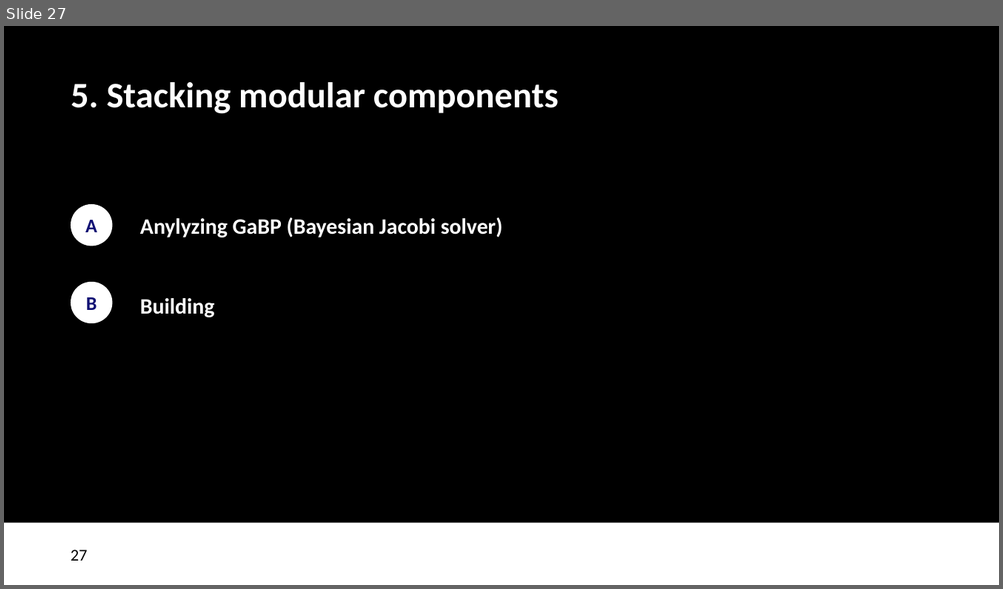
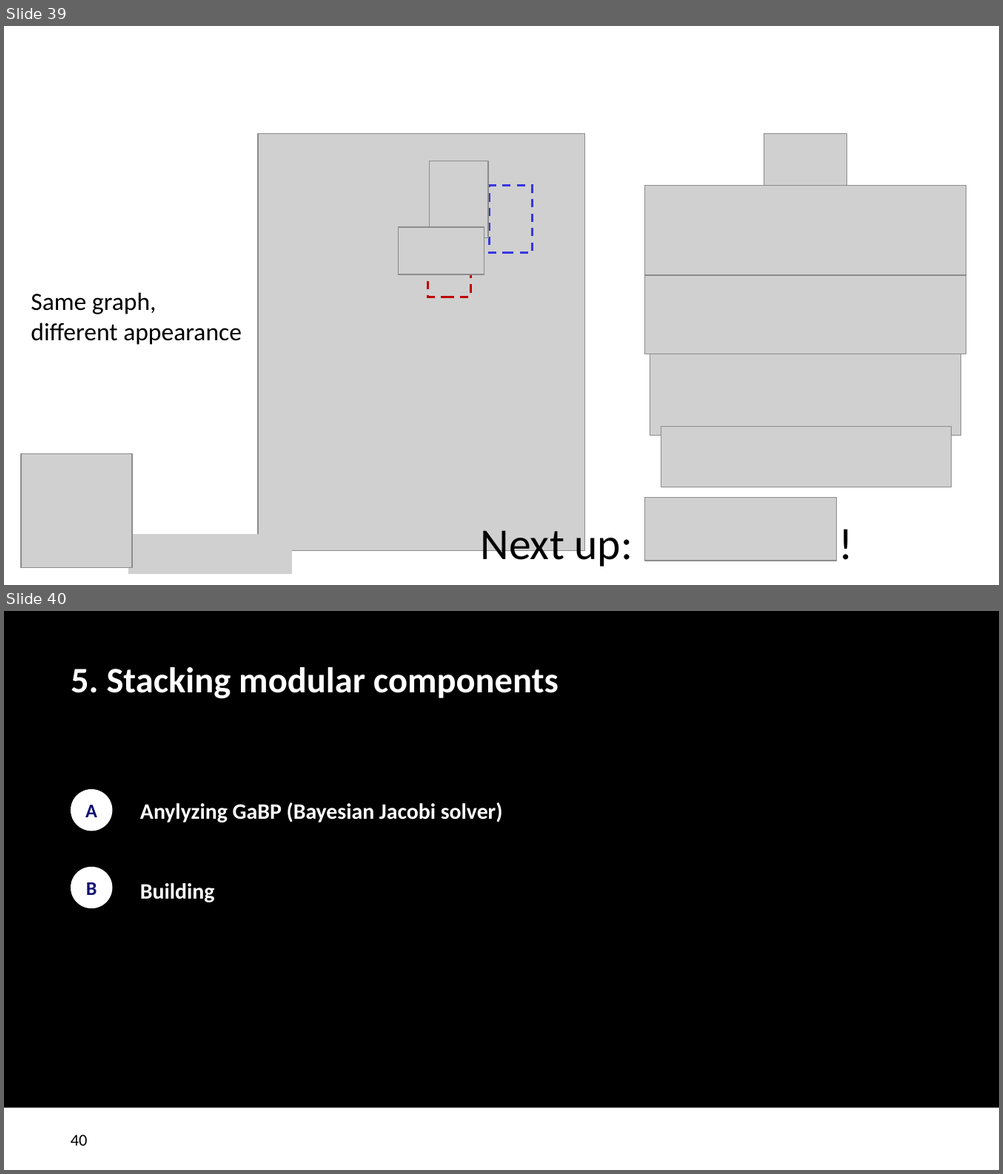
Before and after one commit to biaslab/ProbNum2026-Tutorial, a slide deck: slides/BIASlab-ProbNum2026.pptx. Shown one above the other, each under a label of ours: slide 27 before the commit, slides 39 and 40 after it. The pictures are 1003x589 and 1003x1174 pixels, drawn with LibreOffice and Linux fonts; fonts in the diff are those of the drawing; grey boxes stand for pictures; background and template pictures are left out. Boxes give left, top, right and bottom in pixels: in the first picture for what was removed or moved away, otherwise in the second. Text is boxed around its words. In the diff, an @@ line names an element or a change of style, - is before the commit and + after.

```diff
--- a/slides/BIASlab-ProbNum2026.pptx
+++ b/slides/BIASlab-ProbNum2026.pptx
@@ slide 39 added at (4, 26, 999, 585), background #FFFFFF @@
@@ picture added at (258, 133, 585, 551) @@
@@ picture added at (764, 133, 846, 194) @@
@@ picture added at (429, 161, 487, 239) @@
@@ rectangle added at (489, 186, 532, 254), outline #3737E3 1.5 pt dashed @@
@@ picture added at (645, 185, 966, 275) @@
@@ picture added at (398, 227, 484, 275) @@
@@ rectangle added at (428, 265, 470, 297), outline #C00000 1.5 pt dashed @@
@@ picture added at (645, 266, 966, 355) @@
@@ text added at (31, 292, 242, 345), 18 pt, text #000000 @@
+Same graph,
+different appearance
@@ picture added at (649, 344, 960, 436) @@
@@ picture added at (661, 427, 952, 488) @@
@@ picture added at (21, 454, 132, 568) @@
@@ picture added at (645, 497, 836, 561) @@
@@ text added at (828, 511, 863, 574), 32 pt, text #000000 @@
+!
@@ picture added at (128, 534, 293, 574) @@
@@ text added at (481, 523, 633, 570), 32 pt, text #000000 @@
+Next up:
@@ what was slide 27 is now slide 40 @@
@@ page number at (71, 1135, 88, 1146): text changed @@
-27
+40
```
Also in this commit, not shown: 15 slides changed, 21 other slides added, 9 slides removed, 19 other files.
